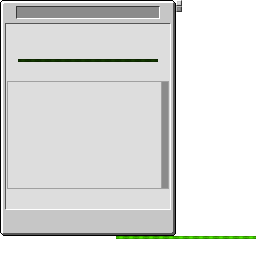
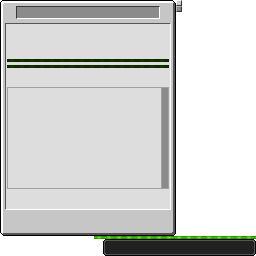
Before/after of a 256x256 layered artwork. What changed in the layer stack:
added layer "modifier_bg" in group "leveling" over <box>103,239,256,256</box>
renamed "target_layout copy" to "list", painted on it over <box>7,59,169,88</box>
painted on "bars" (2nd of 2, in "leveling") over <box>94,236,256,239</box>
painted on "bars_bg" (2nd of 2, in "leveling") over <box>7,59,169,68</box>
